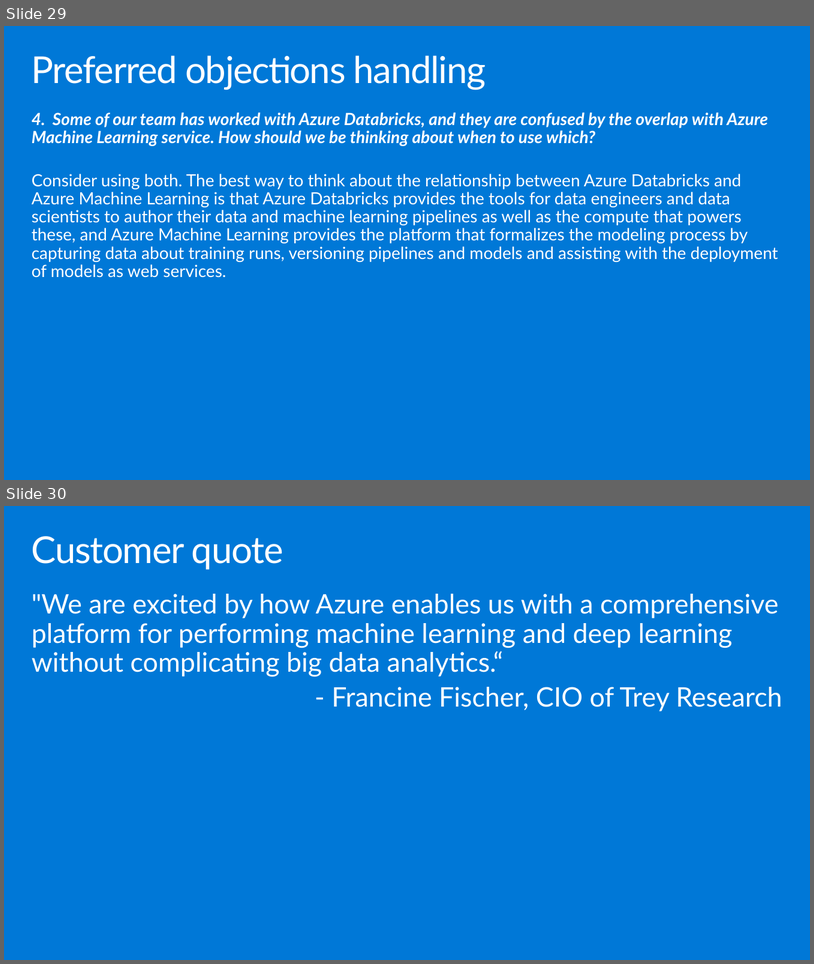
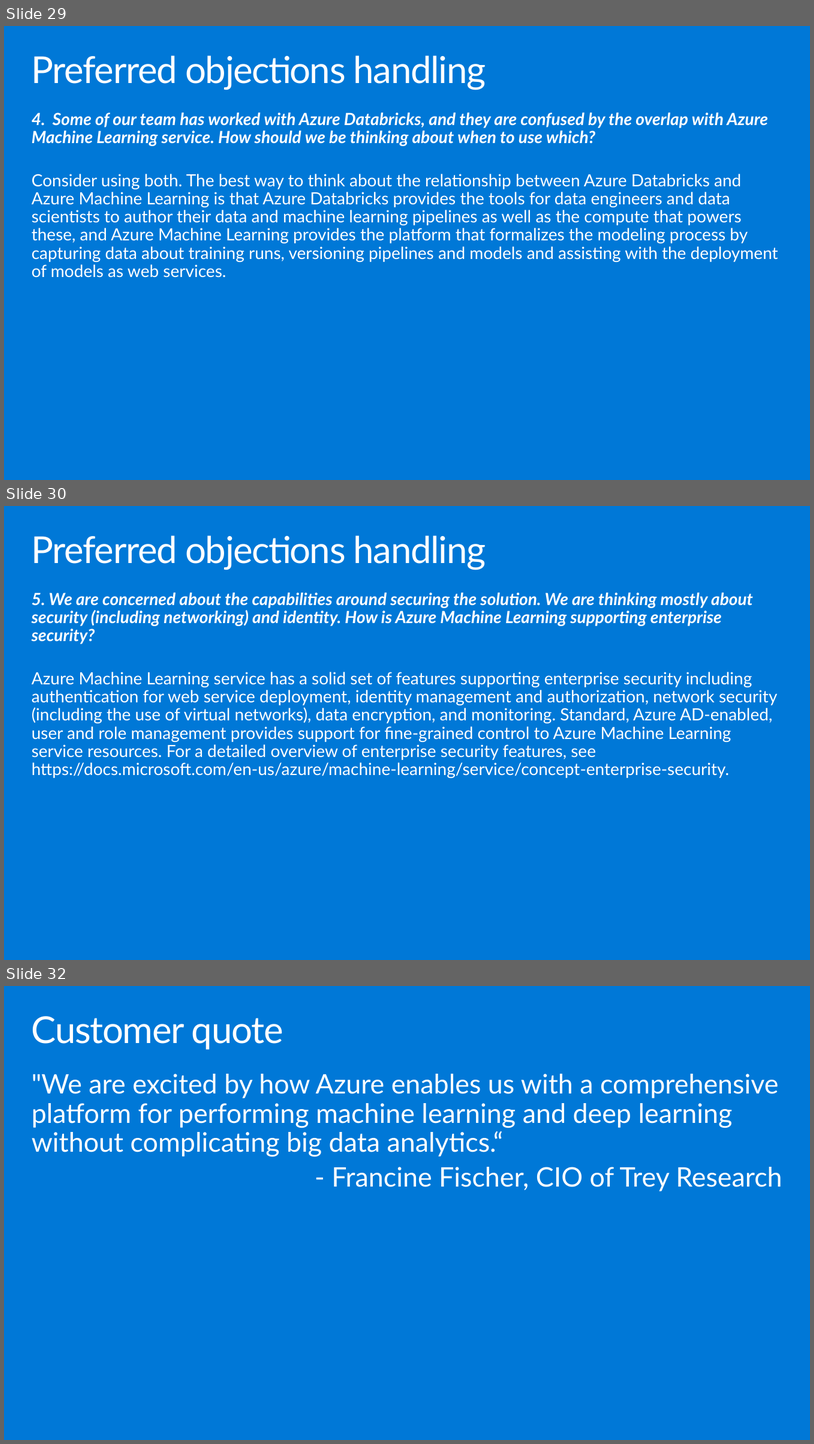
Before and after one commit to solliancenet/microsoft-partner-boot-camp, a slide deck: MCW-Machine-Learning/Whiteboard design session/WDS trainer presentation - Machine Learning.pptx. Shown one above the other, each under a label of ours: slides 29 and 30 before the commit, slides 29, 30 and 32 after it; the slides between them are not shown. The pictures are 814x964 and 814x1444 pixels, drawn with LibreOffice and Linux fonts; fonts in the diff are those of the drawing. Boxes give left, top, right and bottom in pixels: in the first picture for what was removed or moved away, otherwise in the second. Text is boxed around its words. In the diff, an @@ line names an element or a change of style, - is before the commit and + after.

```diff
--- a/MCW-Machine-Learning/Whiteboard design session/WDS trainer presentation - Machine Learning.pptx
+++ b/MCW-Machine-Learning/Whiteboard design session/WDS trainer presentation - Machine Learning.pptx
@@ slide 30 added at box(4, 506, 810, 960), background #0078D7 @@
@@ title added at box(32, 535, 486, 570), 44.1 pt, text #FFFFFF @@
+Preferred objections handling
@@ text added at box(32, 592, 777, 778), 20 pt, text #FFFFFF @@
+5. We are concerned about the capabilities around securing the solution. We are thinking mostly about security (including networking) and identity. How is Azure Machine Learning supporting enterprise security?
+Azure Machine Learning service has a solid set of features supporting enterprise security including authentication for web service deployment, identity management and authorization, network security (including the use of virtual networks), data encryption, and monitoring. Standard, Azure AD-enabled, user and role management provides support for fine-grained control to Azure Machine Learning service resources. For a detailed overview of enterprise security features, see https://docs.microsoft.com/en-us/azure/machine-learning/service/concept-enterprise-security.
@@ what was slide 30 is now slide 32 @@
```
Also in this commit, not shown: 1 slide changed, 1 other slide added, 2 other files.
